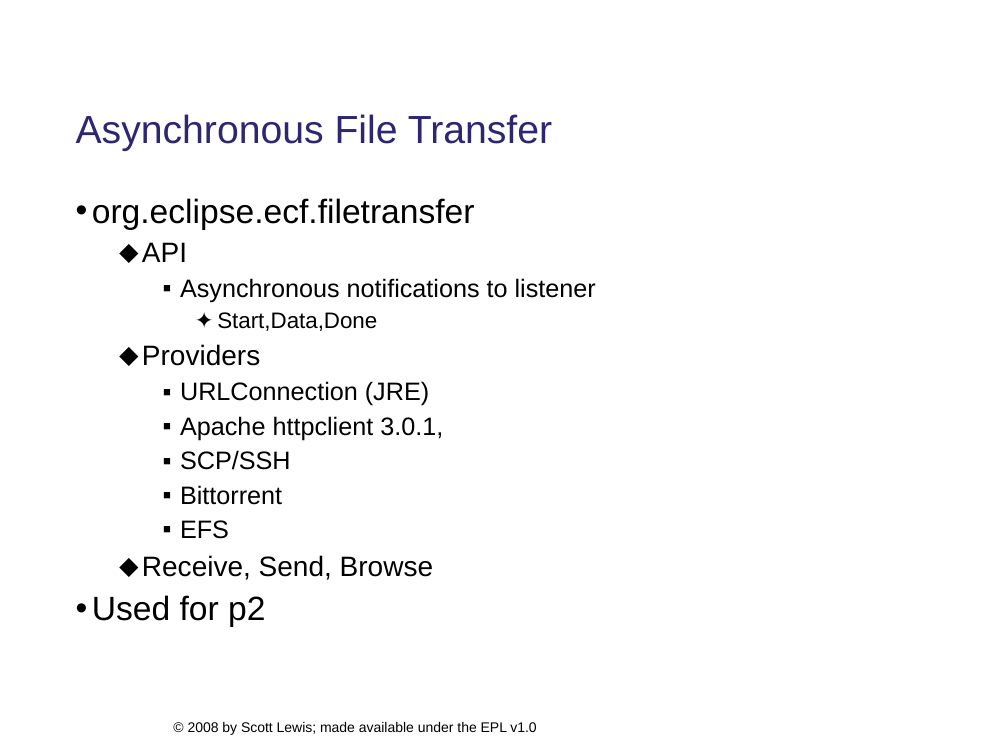
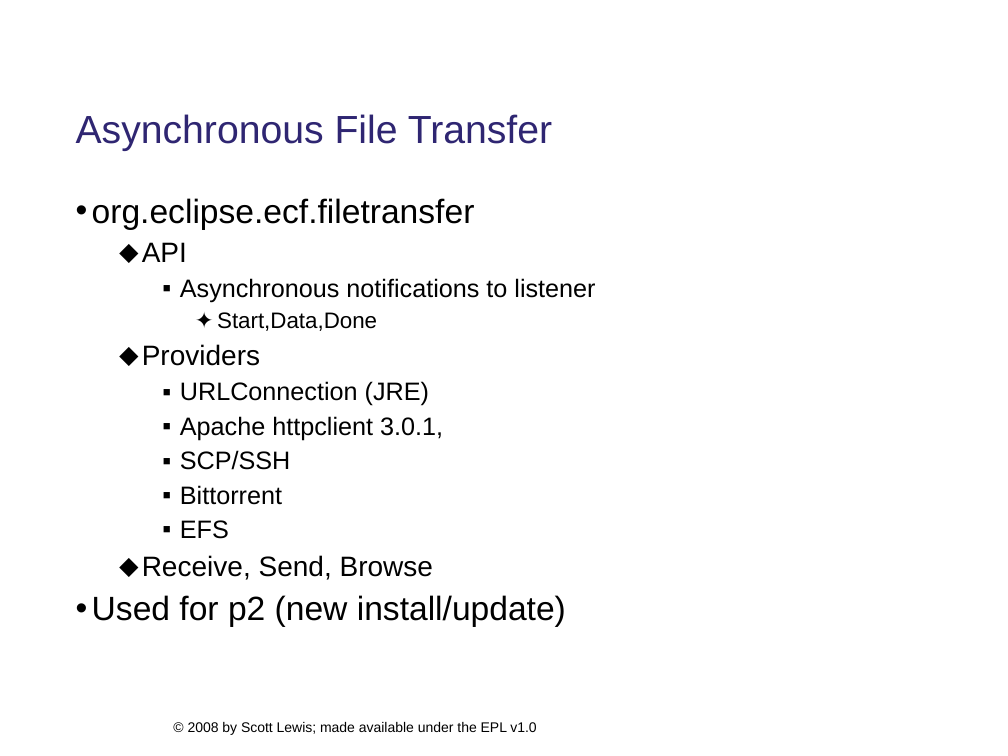
Before and after one commit to eclipse/ecf-website, a slide deck: slide 12 of presentations/eclipsecon2008/longtalk134/ecf_eclipsecon2008_134.ppt. Drawn at 1008x756 pixels with LibreOffice and Linux fonts; fonts in the diff are those of the drawing; background and template pictures are left out. Boxes give left, top, right and bottom in pixels: in the first picture for what was removed or moved away, otherwise in the second. Text is boxed around its words. In the diff, an @@ line names an element or a change of style, - is before the commit and + after.

```diff
--- a/presentations/eclipsecon2008/longtalk134/ecf_eclipsecon2008_134.ppt
+++ b/presentations/eclipsecon2008/longtalk134/ecf_eclipsecon2008_134.ppt
@@ text at [92,595,566,627]: text changed @@
-• Used for p2
+• Used for p2 (new install/update)
```
Also in this commit, not shown: 8 other slides changed, 3 slides added, 3 other files.
